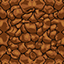
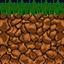
Layer changes from the first 64×64 image to the second:
added layer "Layer 3 copy" above "Layer 4" over [0, 0, 64, 21]
added layer "Layer 4" above "Layer 2 copy 2" over [0, 0, 64, 4]
